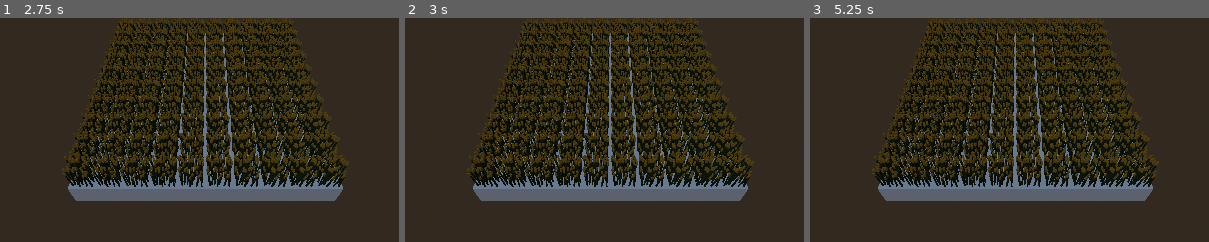
Above: before the commit, frames 1-3 (left to right).
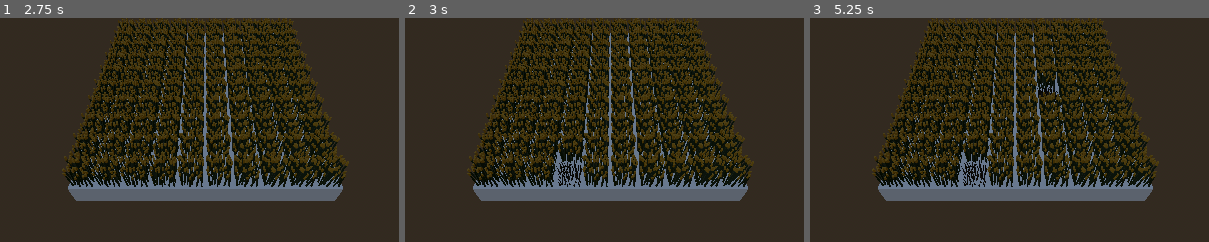
Above: after the commit, the same moments.

Repository: Squix/scientific_game_jam_26
Game: Godot game, scene res://scenes/game_parasite.tscn
Same seed, same stepped clock (60 frames per second), same inputs: the game is played once before the commit and once after it. This scene is started directly instead of the project's main scene.
Inputs (mouse positions are % of the whole screen's width and height, from its top left):
- Up to frame 1 (2.75 s): tap Enter at 0.5, 2 s; move the mouse to (72, 45) at 0.52 s; press the mouse at (72, 45) at 0.53 s; tap Space at 1.25 s; move the mouse to (30, 55) at 1.27 s; release the mouse at (30, 55) at 1.28 s; click (30, 55) at 1.35 s; move the mouse to (60, 28) at 2.02 s; press the mouse at (60, 28) at 2.03 s
- Up to frame 2 (3 s): tap Space at 2.75 s; move the mouse to (45, 70) at 2.77 s; release the mouse at (45, 70) at 2.78 s; click (45, 70) at 2.85 s
- Up to frame 3 (5.25 s): tap Enter at 3.5 s; move the mouse to (80, 65) at 3.52 s; press the mouse at (80, 65) at 3.53 s; tap Space at 4.25 s; move the mouse to (20, 35) at 4.27 s; release the mouse at (20, 35) at 4.28 s; click (20, 35) at 4.35 s; move the mouse to (55, 50) at 5.02 s; press the mouse at (55, 50) at 5.03 s
The pictures show only the part of the screen within x 24-74%, y 34-84%; the shares and areas given below are measured in that part.

Frame 1 is identical in both runs. In frame 2, 0.6% of the frame differs, in the area x 37-45%, y 59-75%; in frame 3, 0.8%, in the area x 37-63%, y 25-75%.
Error before the commit: Invalid assignment of property or key 'visible' with value of type 'bool' on a base object of type 'null instance'. (res://script/cell.gd:26)

Commit message:
refactor: kill and cut colza

Diff:
--- a/script/cell.gd
+++ b/script/cell.gd
@@ -4,6 +4,10 @@
 enum CellState {containColza,containParasite,cut, dead}
 
 var state : CellState = CellState.containColza
+
+@onready var colza_alive = $offset/scale/Colza
+@onready var colza_dead = $offset/scale/Colza_Dead
+@onready var colza_cut = $offset/scale/Colza_Cut
 
 func set_state(new_state: CellState):
 	if(new_state == CellState.containParasite):
@@ -23,11 +27,10 @@
 	pass
 
 func KillColza():
-	$scale/offset/Colza.visible = false
-	$scale/offset/Colza_Dead.visible = true
-	pass
+	colza_alive.hide()
+	colza_dead.show()
 
 func CutColza():
-	$scale/offset/Colza.visible = false
-	$scale/offset/Colza_Cut.visible= true
+	colza_alive.hide()
+	colza_cut.show()
 	pass
